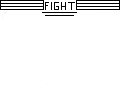
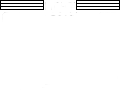
The second 120 x 90 image is a revision of the first. Changes to its layers:
painted on "图层 0" over [42, 2, 78, 16]
